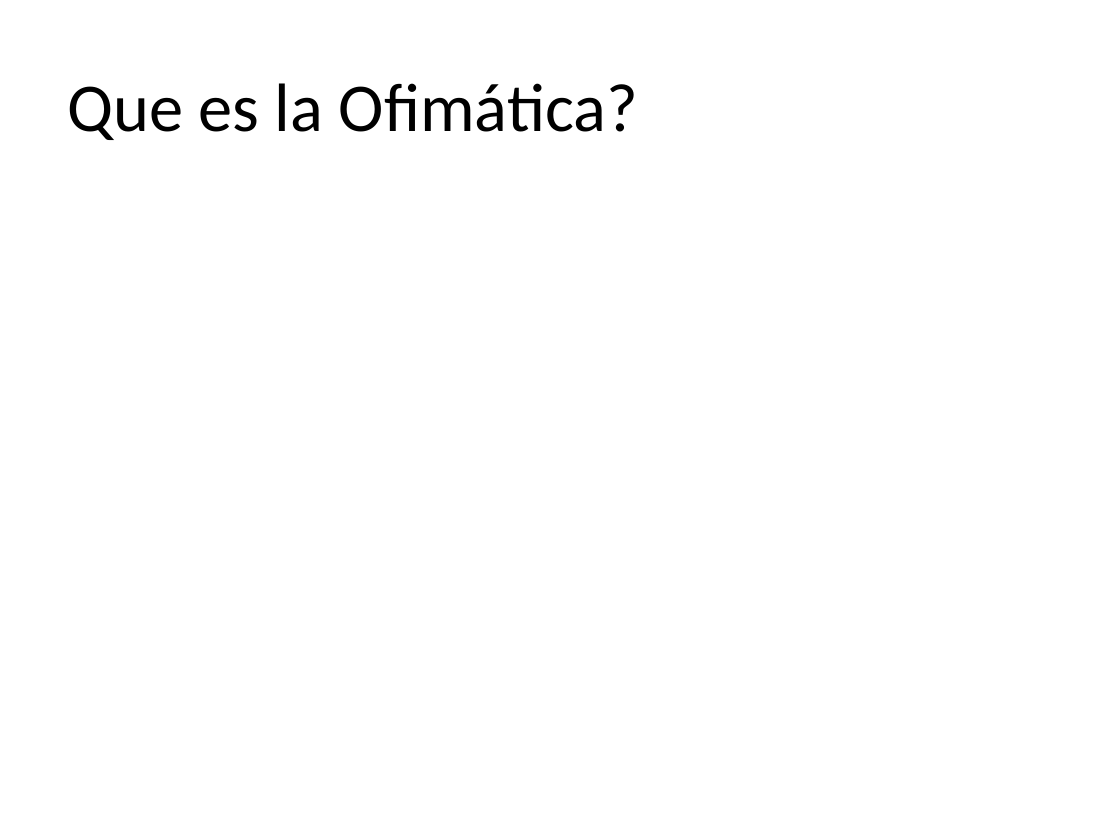
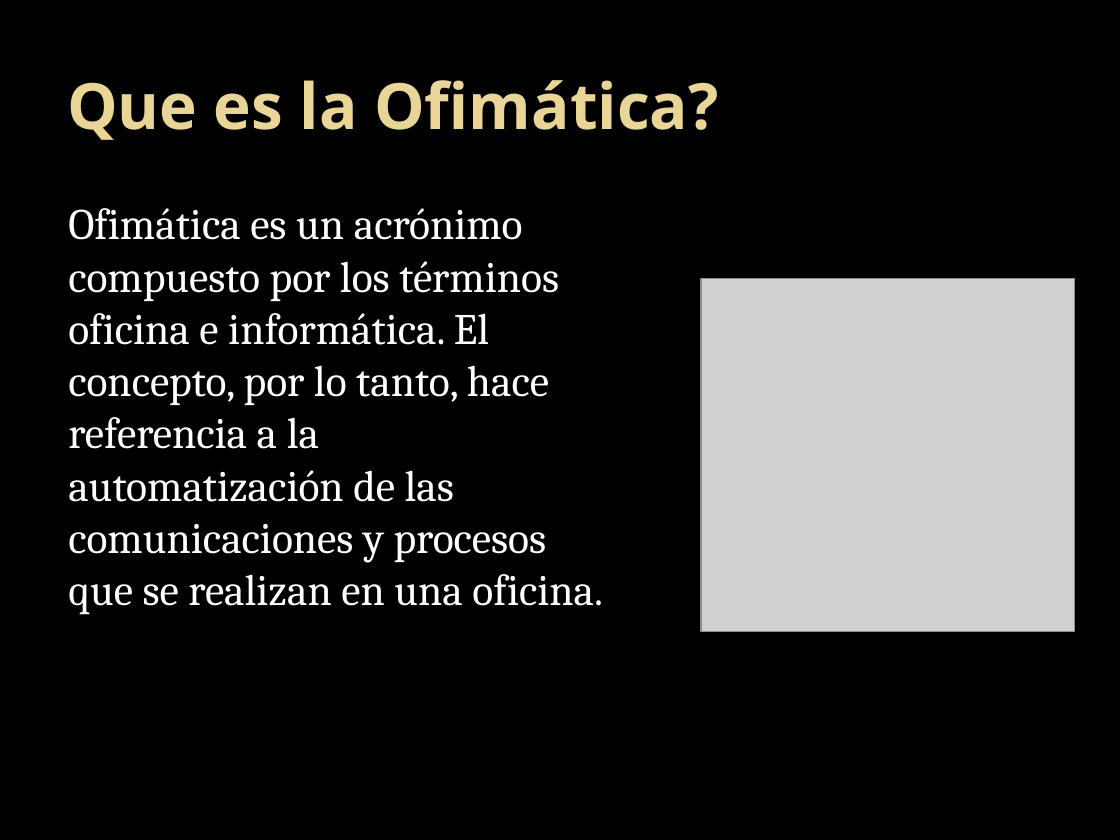
Before and after one commit to kleberloayzacastro/universidad, a slide deck: slide 2 of 2015-2016/clases/informatica_basica/clase_4/clase_4.pptx. Drawn at 1120x840 pixels with LibreOffice and Linux fonts; fonts in the diff are those of the drawing; grey boxes stand for pictures; background and template pictures are left out. Boxes give left, top, right and bottom in pixels: in the first picture for what was removed or moved away, otherwise in the second. Text is boxed around its words. In the diff, an @@ line names an element or a change of style, - is before the commit and + after.

```diff
--- a/2015-2016/clases/informatica_basica/clase_4/clase_4.pptx
+++ b/2015-2016/clases/informatica_basica/clase_4/clase_4.pptx
@@ background #FFFFFF to picture (left out) @@
@@ title "Que es la Ofimática?" at box(67, 80, 719, 140): size 44 to 41 pt, font Calibri to Open Sans, text colour #000000 to gradient #EAD696 to #E7D081, bold on @@
@@ text added at box(68, 208, 603, 615), 28 pt, text #FFFFFF @@
+Ofimática es un acrónimo compuesto por los términos oficina e informática. El concepto, por lo tanto, hace referencia a la automatización de las comunicaciones y procesos que se realizan en una oficina.
@@ picture added at box(701, 279, 1075, 632) @@
```
Also in this commit, not shown: 1 other slide changed, 15 slides added, 36 other files.
